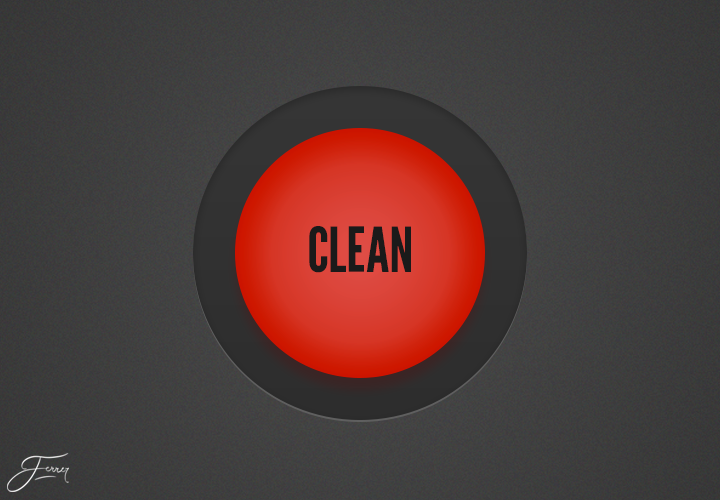
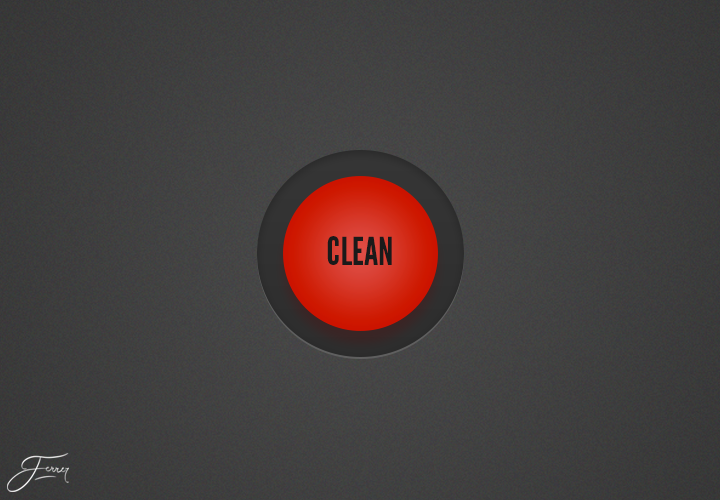
Layer changes from the first 720×500 image to the second:
added group "Grupo 2" with 6 layers above "Background" over [257, 150, 464, 357]
moved "CLEAN" into group "Grupo 2", painted on it over [309, 226, 411, 273]
moved "Grupo 1" into group "Grupo 2" over [235, 128, 485, 378]
painted on "Outer Button Circle" over [235, 128, 485, 378]
moved "Inset" into group "Grupo 2", painted on it over [193, 86, 527, 420]
